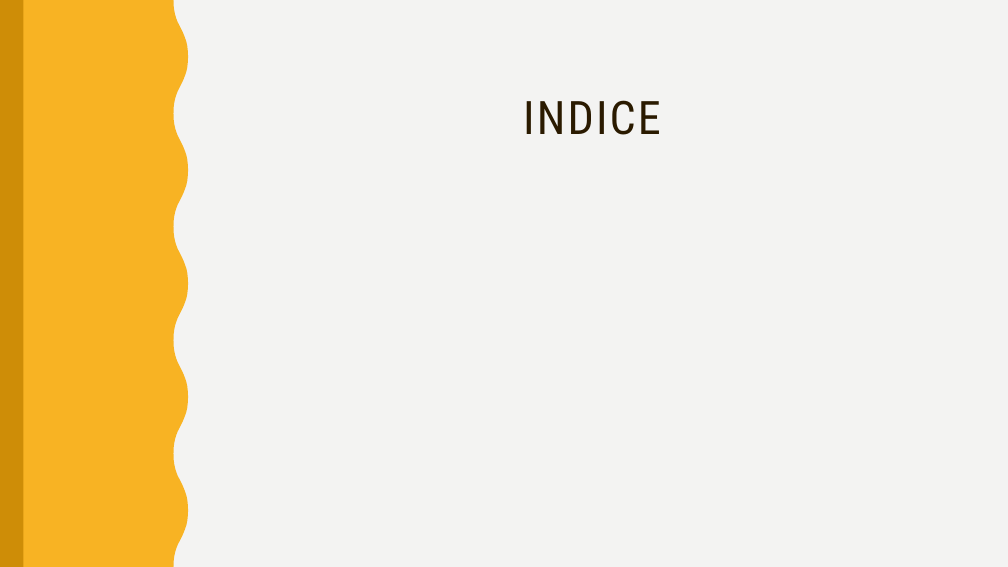
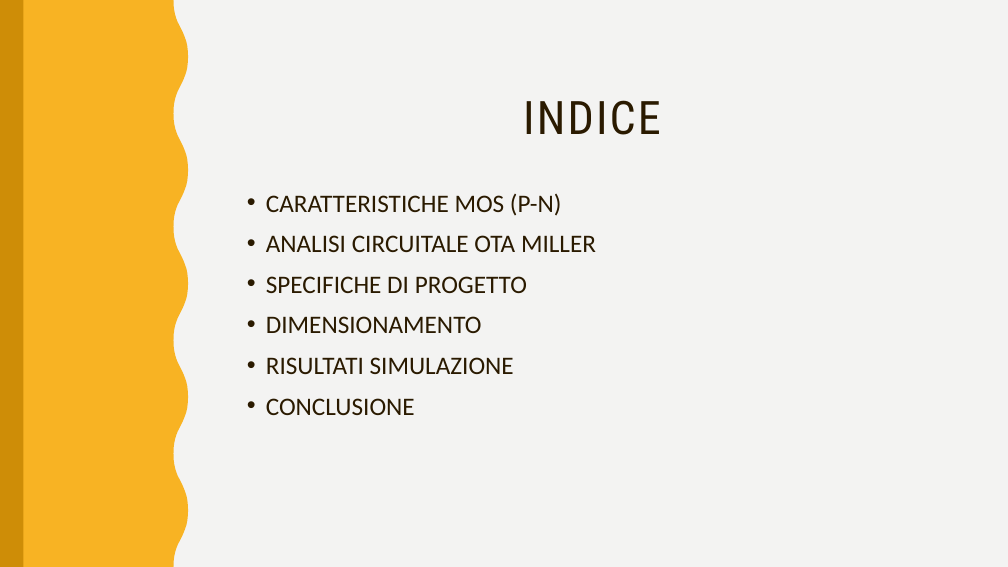
Before and after one commit to alessio-capello/MicroElectronics, a slide deck: slide 2 of MicroB/MicroBpresentazione.pptx (slide 3 before the commit). Drawn at 1008x567 pixels with LibreOffice and Linux fonts; fonts in the diff are those of the drawing. Boxes give left, top, right and bottom in pixels: in the first picture for what was removed or moved away, otherwise in the second. Text is boxed around its words. In the diff, an @@ line names an element or a change of style, - is before the commit and + after.

```diff
--- a/MicroB/MicroBpresentazione.pptx
+++ b/MicroB/MicroBpresentazione.pptx
@@ text added at bbox=[266, 194, 596, 415], 24 pt, text #2A1A00 @@
+• CARATTERISTICHE MOS (P-N)
+• ANALISI CIRCUITALE OTA MILLER
+• SPECIFICHE DI PROGETTO
+• DIMENSIONAMENTO
+• RISULTATI SIMULAZIONE
+• CONCLUSIONE
```
Also in this commit, not shown: 16 other slides changed, 4 slides added, 1 slide removed, 2 other files.
